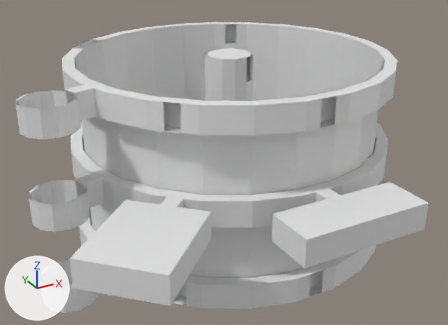
An edit to the Blender file src/assets/mapParts/map.blend, drawn before and after from the same camera.
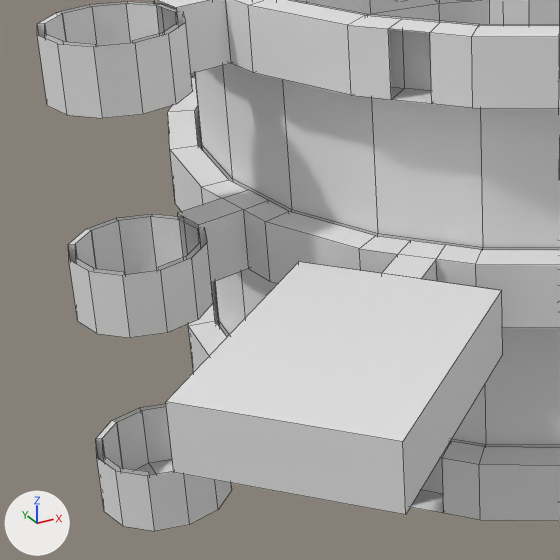
There are two pictures of each version: one whole from a camera (50 mm lens) standing at (-147.0, -261.0, 165.0) and looking at (-2.0, 2.0, 33.0), one close up on the part from 0% to 53% of the width and 28% to 100% of the height. Lighting does not change. The marker at lower left points along +X, +Y and +Z. The close-ups show mesh edges as thin lines.

Objects in the first close-up: 'Map Base.003'.
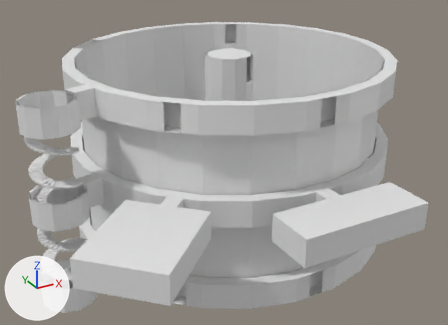
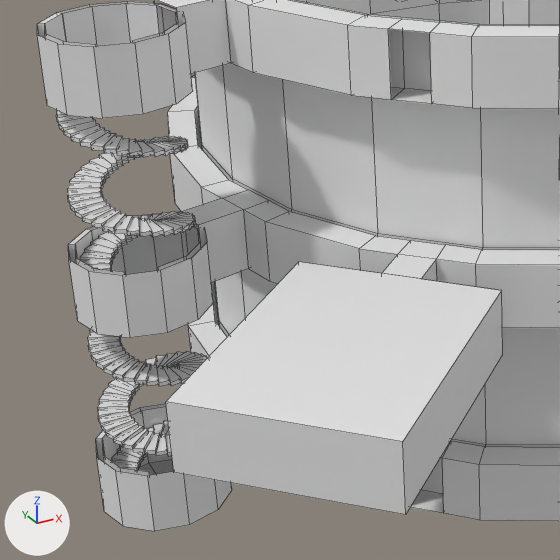
Commit message: Add spiral staircases

ob_side_staircase_anchor is not drawn itself; it is used by a modifier of ob_side_staircase_stair.

What differs and where, as boxes [x1, y1, x2, y2] in the close-ups (560 x 560 px; the box of a moved part takes in the faces that stretch with it):
'side-staircase-stair', added
    after: [56, 110, 208, 470]
part 1 of me_cylinder_003, moved or reshaped
    both: [87, 214, 188, 275]

The change, as a list of edits to the scene's bpy script:
```text
Change me_cylinder_003:
    used by ob_map_base_003; location = (39.0, -20.3, 85.0); rotation_euler = (0.0, 0.0, 0.654), in degrees (0, 0, 37); scale = (4.0, 4.0, 4.0)
    remove me_cylinder_003.from_pydata(...)  # 1157 vertices, 922 faces, 43 loose edges; spans x -37.9..19.7, y -16.1..40.0, z -21.5..1.7
    add me_cylinder_003.from_pydata(...)  # 1168 vertices, 916 faces, 43 loose edges; spans x -37.9..19.7, y -16.1..40.0, z -21.5..1.7
    me_cylinder_003 part 1
    14 faces are deleted
    11 vertices are added at x -27.4..-24.6, y 19.1..22.3, z -11.5..-8.5
    18 new faces join them
Add me_cube:
    me_cube.from_pydata(...)  # a box spanning x -1.0..1.0, y -2.74..2.74, z -0.38..0.38
Add ob_side_staircase_anchor:
    ob_side_staircase_anchor = bpy.data.objects.new('side-staircase-anchor', None)
    ob_side_staircase_anchor.location = (-94.4, -27.4, -1.002)
Add ob_side_staircase_stair:
    ob_side_staircase_stair = bpy.data.objects.new('side-staircase-stair', me_cube)
    ob_side_staircase_stair.location = (-94.4, -33.7, -1.0)
    ob_side_staircase_stair.rotation_euler = (0.0, 0.0, 0.197)  # degrees (0, 0, 11)
    _m = ob_side_staircase_stair.modifiers.new('Array', 'ARRAY')
    _m.count = 178
    _m.relative_offset_displace = (-1.35, -1.1, 0.6)
    _m.use_object_offset = True
    _m.offset_object = ob_side_staircase_anchor
```
